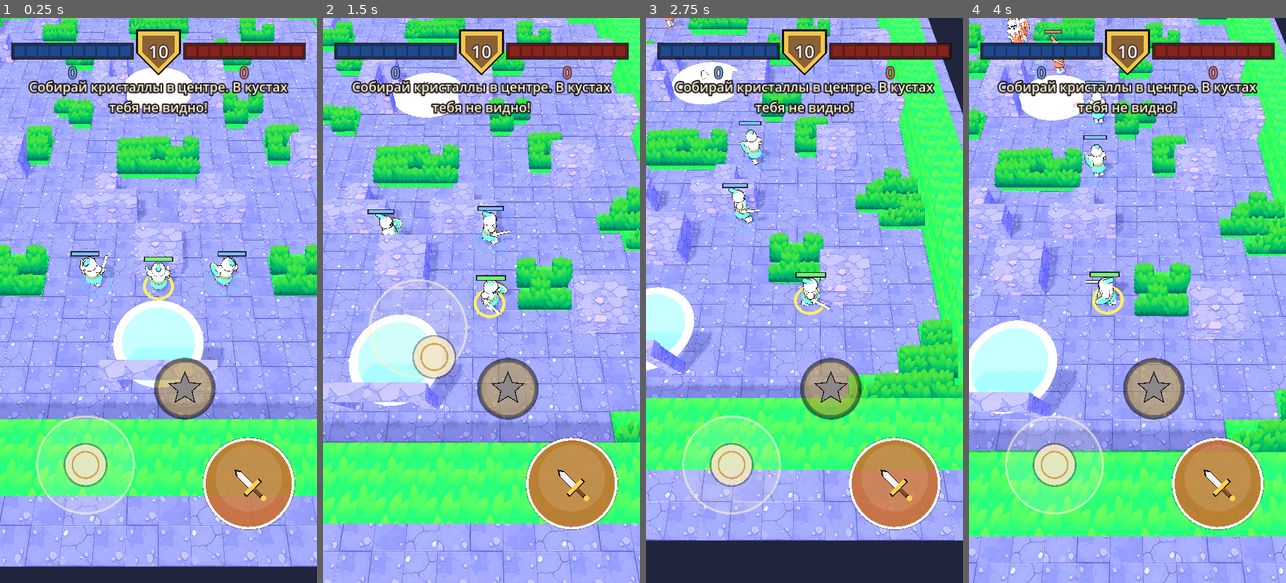
Above: before the commit, frames 1-4 (left to right).
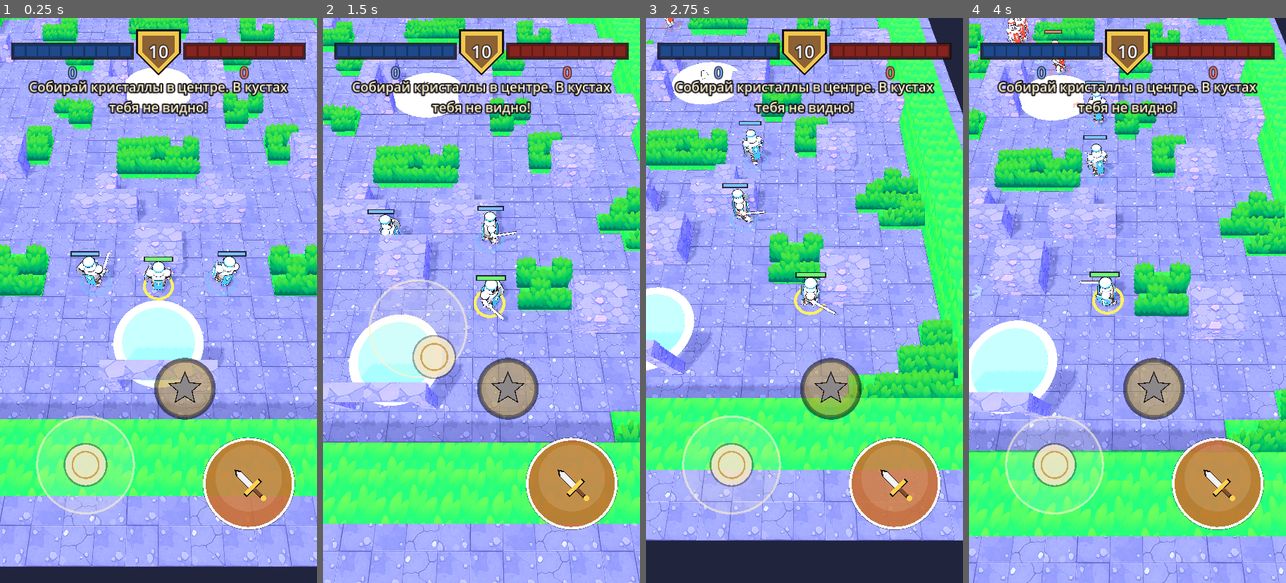
Above: after the commit, the same moments.

Repository: huhenbekon-byte/rusty-knights
Game: Godot game, scene res://main.tscn
Same seed, same stepped clock (60 frames per second), same inputs: the game is played once before the commit and once after it. Sound files missing from this copy of the repository are replaced by a short silence.
Inputs (mouse positions are in pixels of both pictures, inside the frame that each line leads up to):
- Up to frame 1 (0.25 s): no input
- Up to frame 2 (1.5 s): tap Enter at 0.5 s; move the mouse to (551, 272) at 0.52 s; hold D 0.53-1.25 s; hold Space 0.53-1.25 s; click (551, 272) at 0.67 s; drag from (418, 328) to (465, 413) at 1.27 s
- Up to frame 3 (2.75 s): move the mouse to (836, 176) at 2.02 s; hold D from 2.03 s (still down); hold Space from 2.03 s (still down)
- Up to frame 4 (4 s): release D at 2.75 s; release Space at 2.75 s; drag from (1111, 413) to (1032, 215) at 2.77 s; move the mouse to (1222, 385) at 3.52 s; hold A from 3.53 s (still down); hold Space from 3.53 s (still down)

The runs differ from the first frame. In frame 1, 0.7% of the frame differs, in the area x 24-76%, y 40-49%; in frame 2, 0.6%; in frame 3, 0.7%; in frame 4, 0.8%, in the area x 11-51%, y 0-52%.

Commit message:
Add files via upload

Diff:
--- a/bolt.gd
+++ b/bolt.gd
@@ -42,6 +42,7 @@
 	var q := PhysicsRayQueryParameters3D.create(from, to, 1)
 	var hit := get_world_3d().direct_space_state.intersect_ray(q)
 	if not hit.is_empty():
+		main.sfx("wall", global_position, -7.0)
 		queue_free()
 		return
 	global_position = to
--- a/knight.gd
+++ b/knight.gd
@@ -102,61 +102,106 @@
 	return m
 
 
+func _kite(parent: Node3D, scale_k: float, depth: float, z: float, color: Color) -> void:
+	# щит-«капля»: выдавленный многоугольник
+	var poly := CSGPolygon3D.new()
+	var pts := PackedVector2Array([
+		Vector2(-0.27, 0.28), Vector2(0.27, 0.28), Vector2(0.27, 0.02),
+		Vector2(0.16, -0.26), Vector2(0.0, -0.46), Vector2(-0.16, -0.26), Vector2(-0.27, 0.02)])
+	for i in pts.size():
+		pts[i] = pts[i] * scale_k
+	poly.polygon = pts
+	poly.depth = depth
+	poly.position.z = z
+	poly.material = main.toon(color, false, true)
+	parent.add_child(poly)
+
+
 func _build_visual() -> void:
 	_visual = Node3D.new()
 	add_child(_visual)
 	var tc: Color = main.team_colors[team]
-	var steel := Color(0.8, 0.83, 0.88)
-	var dark_steel := Color(0.42, 0.44, 0.5)
-	var leather := Color(0.48, 0.3, 0.18)
-	var gold := Color(1.0, 0.8, 0.3)
-
-	# ноги
-	for sx in [-0.14, 0.14]:
+	var cloth := tc.darkened(0.3)                    # накидка и щит — цвет команды
+	var steel := Color(0.62, 0.64, 0.7)
+	var dark_steel := Color(0.36, 0.37, 0.42)
+	var under := Color(0.2, 0.17, 0.17)              # поддоспешник
+	var leather := Color(0.32, 0.21, 0.14)
+	var silver := Color(0.86, 0.87, 0.9)             # крест
+	var black := Color(0.05, 0.04, 0.06)
+
+	# ноги: поножи, наколенники, сабатоны
+	for sx in [-0.15, 0.15]:
 		var leg := Node3D.new()
-		leg.position = Vector3(sx, 0.48, 0)
+		leg.position = Vector3(sx, 0.5, 0)
 		_visual.add_child(leg)
-		_part(leg, _capsule(0.11, 0.5), Vector3(0, -0.22, 0), dark_steel)
-		_part(leg, _boxm(Vector3(0.2, 0.1, 0.3)), Vector3(0, -0.43, 0.05), dark_steel)
+		_part(leg, _capsule(0.11, 0.5), Vector3(0, -0.2, 0), under)
+		_part(leg, _cyl(0.12, 0.1, 0.26), Vector3(0, -0.3, 0.01), steel)
+		_part(leg, _sphere(0.1), Vector3(0, -0.12, 0.07), steel, Vector3.ZERO, Vector3(1, 1, 0.8))
+		_part(leg, _boxm(Vector3(0.18, 0.09, 0.32)), Vector3(0, -0.46, 0.05), dark_steel)
 		_legs.append(leg)
 
 	_body = Node3D.new()
 	_visual.add_child(_body)
-	# туника цвета команды и пояс
-	_part(_body, _cyl(0.25, 0.36, 0.42), Vector3(0, 0.62, 0), tc)
-	_part(_body, _cyl(0.29, 0.29, 0.08), Vector3(0, 0.76, 0), leather)
-	_part(_body, _boxm(Vector3(0.08, 0.07, 0.04)), Vector3(0, 0.76, 0.29), gold)
-	# кираса
-	_part(_body, _sphere(0.3), Vector3(0, 0.98, 0), steel, Vector3.ZERO, Vector3(1.0, 0.95, 0.85))
-	_part(_body, _boxm(Vector3(0.16, 0.2, 0.04)), Vector3(0, 1.0, 0.25), tc)   # герб
-	# наплечники
-	for sx in [-0.31, 0.31]:
-		_part(_body, _sphere(0.14), Vector3(sx, 1.13, 0), steel, Vector3.ZERO, Vector3(1, 0.75, 1))
-	# шлем
-	_part(_body, _sphere(0.26), Vector3(0, 1.42, 0), steel, Vector3.ZERO, Vector3(1, 1.05, 1))
-	_part(_body, _cyl(0.27, 0.27, 0.06), Vector3(0, 1.36, 0), dark_steel)
-	_part(_body, _boxm(Vector3(0.3, 0.05, 0.06)), Vector3(0, 1.43, 0.23), Color(0.06, 0.05, 0.08))
-	_part(_body, _boxm(Vector3(0.04, 0.16, 0.06)), Vector3(0, 1.34, 0.24), Color(0.06, 0.05, 0.08))
-	# плюмаж
-	_part(_body, _capsule(0.08, 0.5), Vector3(0, 1.72, -0.1), tc, Vector3(deg_to_rad(-55), 0, 0))
-	_part(_body, _sphere(0.05), Vector3(0, 1.69, 0.02), gold)
-	# щит (левая рука)
+	# корпус: кольчуга, кираса
+	_part(_body, _cyl(0.26, 0.3, 0.45), Vector3(0, 0.78, 0), dark_steel)
+	_part(_body, _sphere(0.3), Vector3(0, 1.0, 0.0), steel, Vector3.ZERO, Vector3(1.05, 0.9, 0.85))
+	# длинная накидка спереди и сзади с рваным низом
+	for zs in [1.0, -1.0]:
+		var zz: float = 0.315 * zs
+		_part(_body, _boxm(Vector3(0.34, 0.66, 0.03)), Vector3(0, 0.72, zz), cloth)
+		for i in 3:
+			var tooth := PrismMesh.new()
+			tooth.size = Vector3(0.11, 0.1, 0.03)
+			_part(_body, tooth, Vector3(-0.11 + i * 0.11, 0.34, zz), cloth, Vector3(0, 0, PI))
+		# крест
+		_part(_body, _boxm(Vector3(0.05, 0.26, 0.02)), Vector3(0, 0.86, zz + 0.02 * zs), silver)
+		_part(_body, _boxm(Vector3(0.18, 0.05, 0.02)), Vector3(0, 0.9, zz + 0.02 * zs), silver)
+	# пояс с пряжкой
+	_part(_body, _cyl(0.3, 0.3, 0.06), Vector3(0, 0.66, 0), leather)
+	_part(_body, _boxm(Vector3(0.08, 0.07, 0.03)), Vector3(0, 0.66, 0.3), steel)
+	# многослойные наплечники и руки
+	for sx in [-1.0, 1.0]:
+		for i in 3:
+			var r := 0.17 - i * 0.025
+			_part(_body, _sphere(r), Vector3(0.32 * sx, 1.16 - i * 0.08, 0), steel if i % 2 == 0 else cloth,
+				Vector3.ZERO, Vector3(1.0, 0.55, 1.0))
+		_part(_body, _capsule(0.08, 0.36), Vector3(0.36 * sx, 0.92, 0.03), steel)
+	# топфхельм: цилиндр с плоским верхом, смотровая щель и дырочки для дыхания
+	_part(_body, _cyl(0.21, 0.23, 0.38), Vector3(0, 1.42, 0), steel)
+	_part(_body, _cyl(0.17, 0.21, 0.06), Vector3(0, 1.63, 0), steel)
+	_part(_body, _cyl(0.225, 0.225, 0.07), Vector3(0, 1.57, 0), cloth)   # тканевый обод цвета команды
+	_part(_body, _boxm(Vector3(0.03, 0.34, 0.03)), Vector3(0, 1.42, 0.225), dark_steel)
+	_part(_body, _boxm(Vector3(0.34, 0.045, 0.04)), Vector3(0, 1.47, 0.21), black)
+	for i in 3:                                       # дырочки для дыхания
+		for hx in [-0.08, 0.08]:
+			_part(_body, _boxm(Vector3(0.035, 0.025, 0.03)), Vector3(hx, 1.37 - i * 0.045, 0.218), black)
+	_part(_body, _cyl(0.24, 0.24, 0.04), Vector3(0, 1.25, 0), dark_steel)
+
+	# щит-«капля» на левой руке
 	var shield := Node3D.new()
-	shield.position = Vector3(0.42, 0.9, 0.12)
-	shield.rotation = Vector3(0, deg_to_rad(20), deg_to_rad(90))
+	shield.position = Vector3(0.46, 0.88, 0.1)
+	shield.rotation = Vector3(0, deg_to_rad(70), 0)
 	_body.add_child(shield)
-	_part(shield, _cyl(0.3, 0.3, 0.05), Vector3.ZERO, gold)
-	_part(shield, _cyl(0.25, 0.25, 0.07), Vector3.ZERO, tc)
-	_part(shield, _sphere(0.07), Vector3(0, 0.05, 0), steel)
-	# меч (правая рука)
+	_kite(shield, 1.12, 0.04, -0.02, dark_steel)     # обод
+	_kite(shield, 1.0, 0.05, 0.0, cloth)
+	_part(shield, _boxm(Vector3(0.06, 0.5, 0.02)), Vector3(0, -0.04, 0.03), silver)
+	_part(shield, _boxm(Vector3(0.34, 0.06, 0.02)), Vector3(0, 0.08, 0.03), silver)
+
+	# длинный меч в правой руке
 	_sword = Node3D.new()
-	_sword.position = Vector3(-0.4, 0.88, 0.12)
+	_sword.position = Vector3(-0.42, 0.78, 0.12)
 	_body.add_child(_sword)
-	_part(_sword, _sphere(0.09), Vector3.ZERO, steel)                           # латная перчатка
-	_part(_sword, _boxm(Vector3(0.05, 0.05, 0.16)), Vector3(0, 0, -0.04), leather)
-	_part(_sword, _boxm(Vector3(0.26, 0.06, 0.06)), Vector3(0, 0, 0.07), gold)  # гарда
-	_part(_sword, _boxm(Vector3(0.09, 0.03, 0.62)), Vector3(0, 0, 0.41), Color(0.92, 0.95, 1.0))
-	_part(_sword, _sphere(0.045), Vector3(0, 0, -0.14), gold)
+	_part(_sword, _sphere(0.09), Vector3.ZERO, steel)                               # перчатка
+	_part(_sword, _boxm(Vector3(0.05, 0.05, 0.2)), Vector3(0, 0, -0.04), leather)   # рукоять
+	_part(_sword, _boxm(Vector3(0.07, 0.07, 0.07)), Vector3(0, 0, -0.16), steel, Vector3(0, 0, PI / 4))
+	_part(_sword, _boxm(Vector3(0.34, 0.05, 0.05)), Vector3(0, 0, 0.08), dark_steel)  # гарда
+	for gx in [-0.17, 0.17]:
+		_part(_sword, _boxm(Vector3(0.06, 0.06, 0.06)), Vector3(gx, 0, 0.08), dark_steel, Vector3(0, PI / 4, 0))
+	_part(_sword, _boxm(Vector3(0.085, 0.025, 0.82)), Vector3(0, 0, 0.51), Color(0.85, 0.87, 0.92))
+	_part(_sword, _boxm(Vector3(0.02, 0.03, 0.7)), Vector3(0, 0, 0.47), Color(0.6, 0.62, 0.68))  # дол
+	var tip := PrismMesh.new()
+	tip.size = Vector3(0.085, 0.1, 0.025)
+	_part(_sword, tip, Vector3(0, 0, 0.97), Color(0.85, 0.87, 0.92), Vector3(PI / 2, 0, 0))
 
 	_visual.rotation.y = atan2(facing.x, facing.z)
 
@@ -305,6 +350,7 @@
 	_aim_hold = 0.35
 	_swing()
 	_spawn_wave(facing, 20.0, 0.6)
+	main.sfx("swing", global_position, 0.0 if is_player else -4.0)
 	return true
 
 
@@ -318,11 +364,15 @@
 	for i in 7:
 		var a := deg_to_rad(-30.0 + i * 10.0)
 		_spawn_wave(facing.rotated(Vector3.UP, a), 28.0, 0.75)
+	main.sfx("super", global_position)
 	return true
 
 
 func add_charge(amount: float) -> void:
+	var was_ready := super_charge >= 1.0
 	super_charge = minf(1.0, super_charge + amount)
+	if is_player and not was_ready and super_charge >= 1.0:
+		main.sfx("ready")
 
 
 func take_damage(amount: float, _attacker) -> void:
@@ -330,6 +380,7 @@
 		return
 	hp -= amount
 	_since_hit = 0.0
+	main.sfx("hit", global_position, 0.0 if is_player else -2.0)
 	reveal_t = maxf(reveal_t, 0.6)
 	var tw := create_tween()
 	tw.tween_property(_visual, "scale", Vector3.ONE, 0.15).from(Vector3(1.2, 0.85, 1.2))
@@ -342,6 +393,7 @@
 	visible = false
 	collision_layer = 0
 	_respawn_t = 3.0
+	main.sfx("death", global_position)
 	main.on_knight_died(self)
 
 
@@ -352,6 +404,8 @@
 	visible = true
 	collision_layer = 2
 	_visual.scale = Vector3.ONE
+	if is_player:
+		main.sfx("respawn")
 
 
 func respawn_left() -> float:
--- a/main.gd
+++ b/main.gd
@@ -53,6 +53,12 @@
 var _tex := {}
 var _bush_mat: StandardMaterial3D
 var _bush_mat_seen: StandardMaterial3D
+const SFX_NAMES := ["swing", "hit", "wall", "death", "pickup", "score", "ready",
+	"super", "win", "lose", "click", "respawn"]
+var _sfx := {}
+var _sfx_pool: Array = []
+var _sfx_next := 0
+var _music: AudioStreamPlayer
 var _sprite_mats: Array = []
 var _sprite_mats_seen: Array = []
 const BUSH_SPRITES := 6        # спрайтов в bushes.png (в ряд по 256x256)
@@ -85,6 +91,7 @@
 	_build_arena()
 	_spawn_knights()
 	_build_ui()
+	_setup_audio()
 	_setup_screenshots()
 
 
@@ -439,7 +446,9 @@
 	again.label_text = "ЕЩЁ РАЗ"
 	again.color = Color(0.3, 0.8, 0.4)
 	_anchor(again, 0.5, 0.5, 0.5, 0.5, -120, 0, 120, 240)
-	again.pressed.connect(func(): get_tree().reload_current_scene())
+	again.pressed.connect(func():
+		sfx("click")
+		get_tree().reload_current_scene())
 	_result.add_child(again)
 
 
@@ -541,10 +550,12 @@
 				k.carried += 1
 				batteries.remove_at(i)
 				b.queue_free()
+				sfx("pickup", kp, 0.0 if k.is_player else -5.0)
 		var st: Vector3 = stations[k.team]
 		if k.carried > 0 and Vector2(st.x - kp.x, st.z - kp.z).length() < 1.8:
 			score[k.team] += k.carried
 			k.carried = 0
+			sfx("score", null, 0.0 if k.team == player.team else -6.0)
 			if score[k.team] >= WIN_SCORE:
 				_end_game(k.team)
 				return
@@ -555,6 +566,48 @@
 	_result.visible = true
 	_result_label.text = "ПОБЕДА!" if winner == player.team else "ПОРАЖЕНИЕ"
 	_result_label.add_theme_color_override("font_color", team_colors[winner])
+	_music.volume_db = -26.0
+	sfx("win" if winner == player.team else "lose")
+
+
+# ---------------------------------------------------------------- звук
+
+func _setup_audio() -> void:
+	for n in SFX_NAMES:
+		_sfx[n] = load("res://sfx_%s.wav" % n)
+	for i in 16:
+		var p := AudioStreamPlayer.new()
+		add_child(p)
+		_sfx_pool.append(p)
+	_music = AudioStreamPlayer.new()
+	_music.stream = load("res://music.wav")
+	_music.volume_db = -11.0
+	add_child(_music)
+	_music.finished.connect(func(): _music.play())   # музыка по кругу
+	_music.play()
+
+
+## Проиграть звук. pos — где он прозвучал (дальше от игрока — тише), null — без затухания.
+func sfx(sound: String, pos = null, volume := 0.0) -> void:
+	if not _sfx.has(sound):
+		return
+	if pos != null and player:
+		var d: float = (pos as Vector3).distance_to(player.global_position)
+		if d > 16.0:
+			return
+		volume -= d * 1.1
+	var p: AudioStreamPlayer = null
+	for cand in _sfx_pool:
+		if not cand.playing:
+			p = cand
+			break
+	if p == null:
+		p = _sfx_pool[_sfx_next]
+		_sfx_next = (_sfx_next + 1) % _sfx_pool.size()
+	p.stream = _sfx[sound]
+	p.volume_db = volume
+	p.pitch_scale = randf_range(0.93, 1.07) if sound in ["swing", "hit", "wall", "pickup"] else 1.0
+	p.play()
 
 
 # ---------------------------------------------------------------- для рыцарей
Not shown, added: music.wav
Not shown, added: sfx_click.wav
Not shown, added: sfx_death.wav
Not shown, added: sfx_hit.wav
Not shown, added: sfx_lose.wav
Not shown, added: sfx_pickup.wav
Not shown, added: sfx_ready.wav
Not shown, added: sfx_respawn.wav
Not shown, added: sfx_score.wav
Not shown, added: sfx_super.wav
Not shown, added: sfx_swing.wav
Not shown, added: sfx_wall.wav
(and 1 more such lines)
